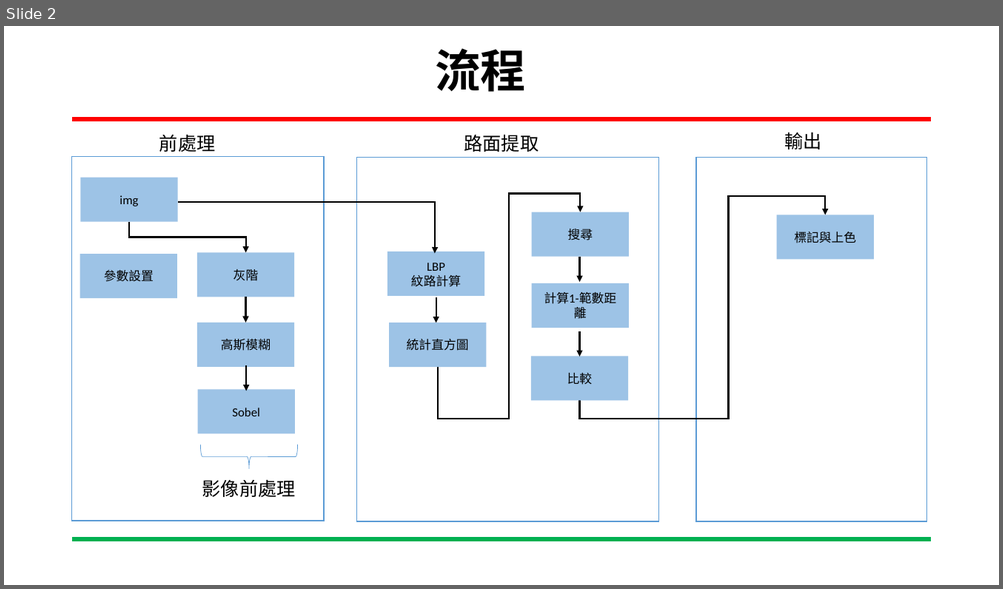
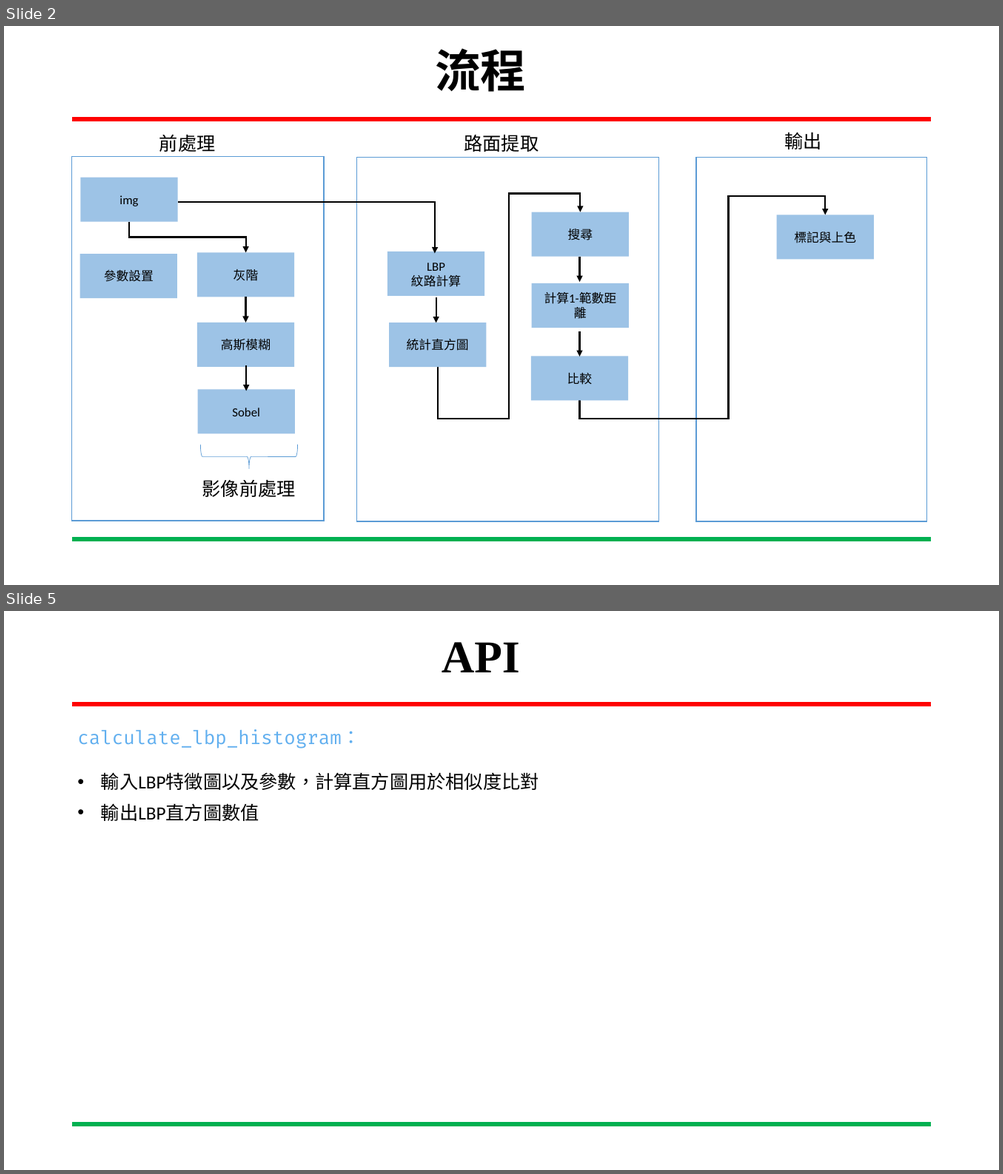
Before and after one commit to CCH147/113embedded-image, a slide deck: 嵌入式影像處理_1107.pptx. Shown one above the other, each under a label of ours: slide 2 before the commit, slides 2 and 5 after it; the slides between them are not shown. The pictures are 1003x589 and 1003x1174 pixels, drawn with LibreOffice and Linux fonts; fonts in the diff are those of the drawing; background and template pictures are left out. Boxes give left, top, right and bottom in pixels: in the first picture for what was removed or moved away, otherwise in the second. Text is boxed around its words. In the diff, an @@ line names an element or a change of style, - is before the commit and + after.

```diff
--- a/嵌入式影像處理_1107.pptx
+++ b/嵌入式影像處理_1107.pptx
@@ slide 5 added at [4, 611, 999, 1170], background #FFFFFF; not listed: 2 template elements that a slide beside it also shows @@
@@ title added at [441, 642, 520, 672], 44 pt, text #000000, bold @@
+API
@@ text added at [77, 729, 539, 790], 18 pt, text #000000 @@
+calculate_lbp_histogram：
+• 輸入LBP特徵圖以及參數，計算直方圖用於相似度比對
@@ text added at [101, 803, 259, 821], 18 pt, text #000000 @@
+• 輸出LBP直方圖數值
```
Also in this commit, not shown: 3 slides changed, 2 other slides added, 4 slides removed.
